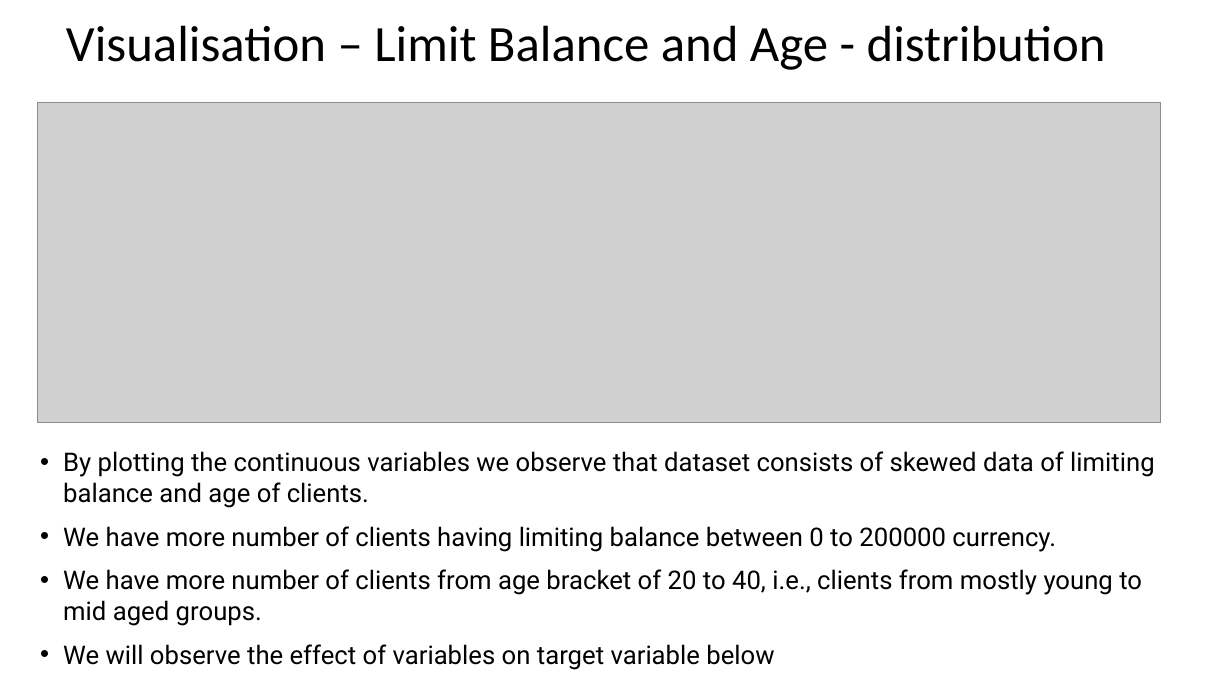
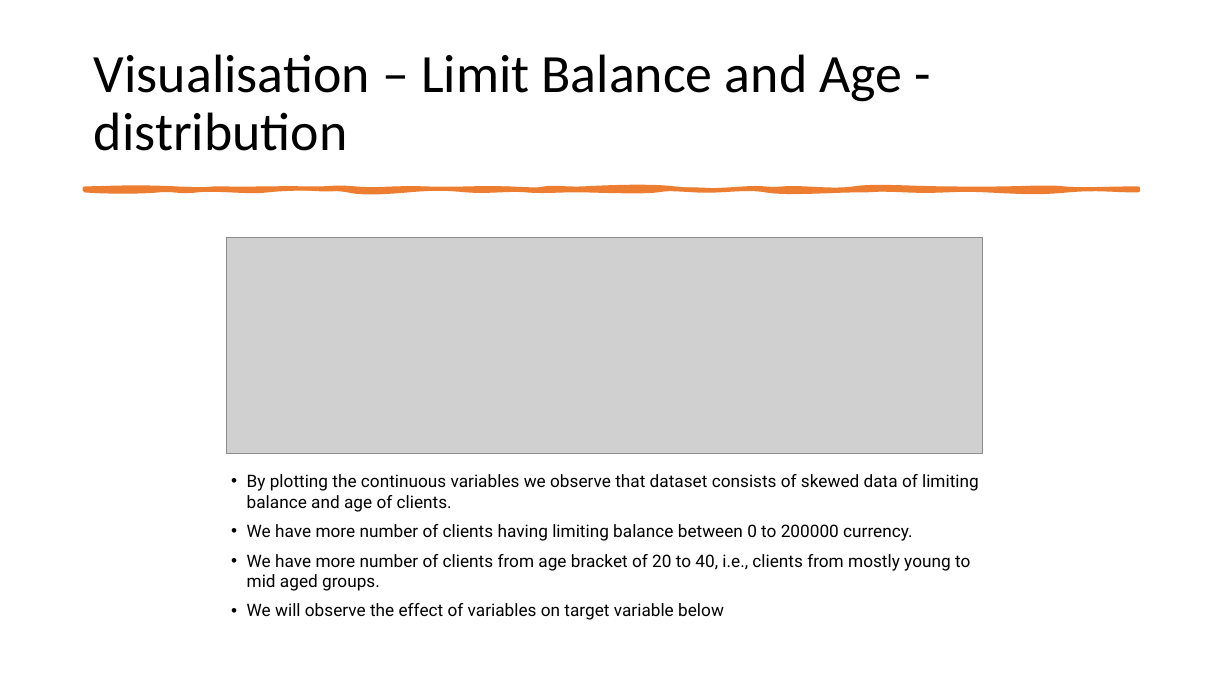
Before and after one commit to pragyanandan/mini-Project-2-ML, a slide deck: slide 5 of Mini-Project.pptx. Drawn at 1232x693 pixels with LibreOffice and Linux fonts; fonts in the diff are those of the drawing; grey boxes stand for pictures. Boxes give left, top, right and bottom in pixels: in the first picture for what was removed or moved away, otherwise in the second. Text is boxed around its words. In the diff, an @@ line names an element or a change of style, - is before the commit and + after.

```diff
--- a/Mini-Project.pptx
+++ b/Mini-Project.pptx
@@ title "Visualisation – Limit Balance and ...": place and size @@
-title "Visualisation – Limit Balance and ..." at [66,25,1106,70]
+title "Visualisation – Limit Balance and ..." at [94,54,903,151]
@@ title "Visualisation – Limit Balance and ..." at [94,54,903,151]: size 39.6 to 42 pt @@
@@ freeform shape added at [85,189,1139,190], fill #ED7D31, outline #ED7D31 3.25 pt @@
@@ picture: place and size @@
-picture at [38,103,1161,423]
+picture at [226,238,982,453]
@@ text "By plotting the continuous variables ...": place and size @@
-text "By plotting the continuous variables ..." at [63,451,1154,670]
+text "By plotting the continuous variables ..." at [247,474,979,620]
@@ text "By plotting the continuous variables ..." at [247,474,979,620]: size 20 to 13.4 pt; indent changed; less space between paragraphs @@
```
Also in this commit, not shown: 12 other slides changed, 11 slides added, 1 slide removed, 2 other files.
